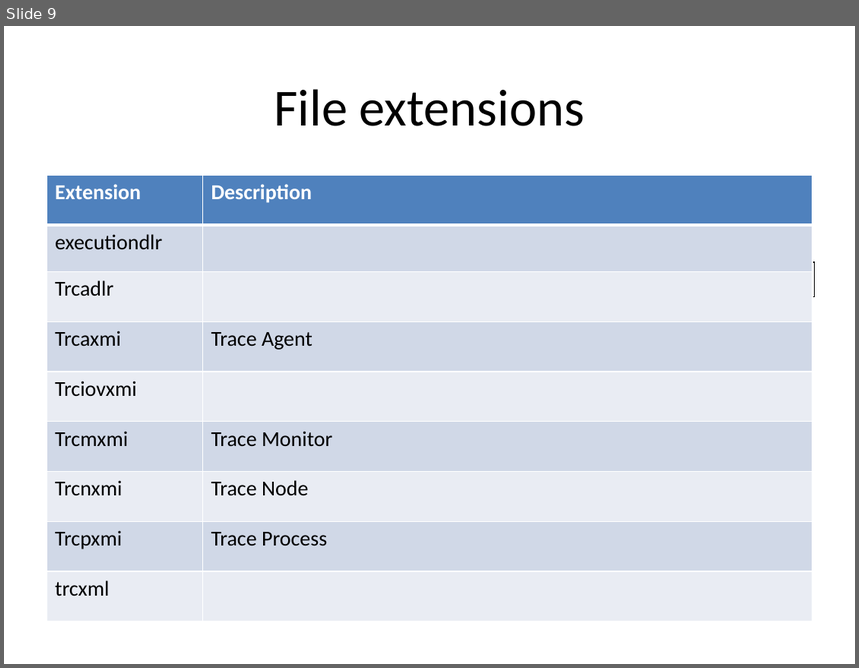
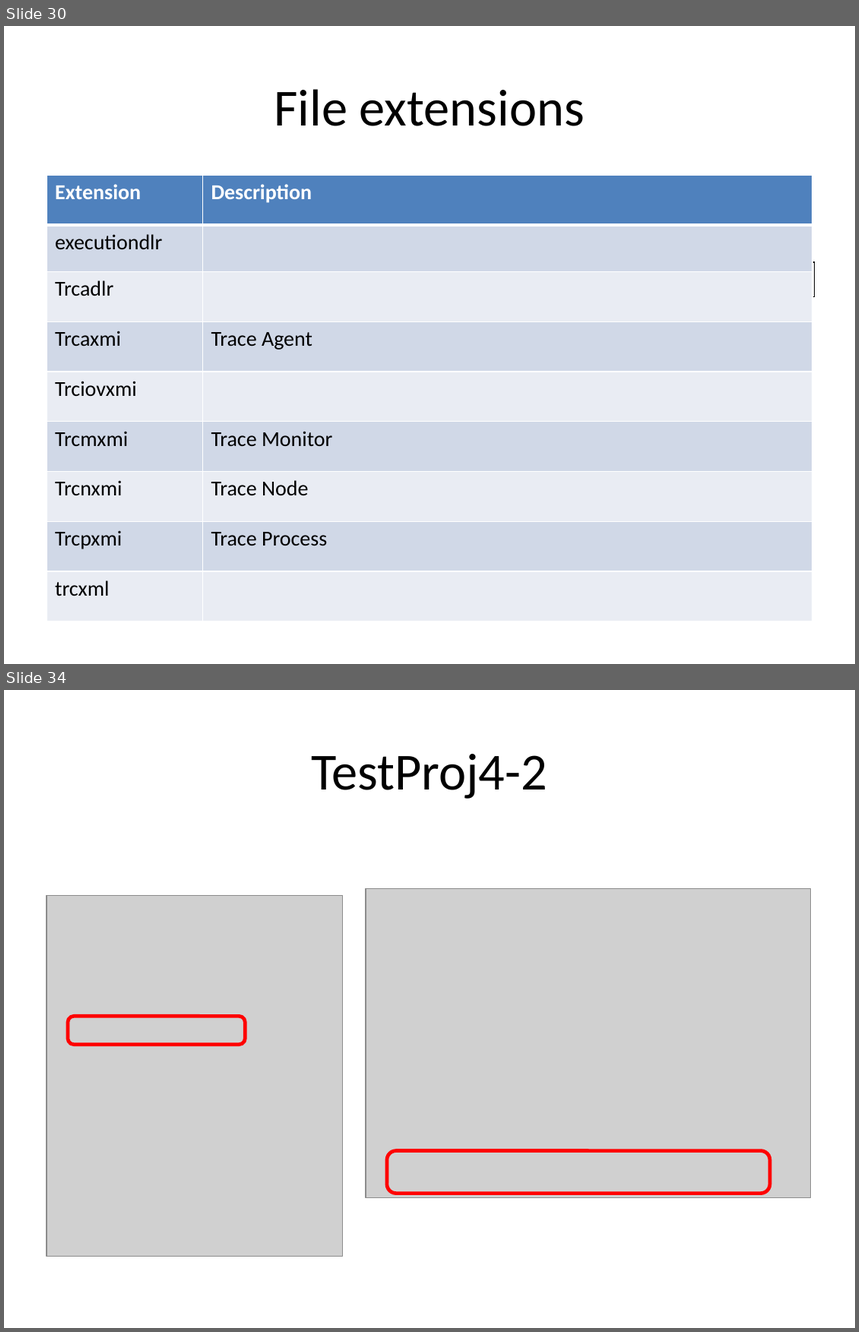
Before and after one commit to wsgan001/asegrp, a slide deck: papers/DRCPA/docs/PerfTest - Profiling via RPT.pptx. Shown one above the other, each under a label of ours: slide 9 before the commit, slides 30 and 34 after it; the slides between them are not shown. The pictures are 859x668 and 859x1332 pixels, drawn with LibreOffice and Linux fonts; fonts in the diff are those of the drawing; grey boxes stand for pictures. Boxes give left, top, right and bottom in pixels: in the first picture for what was removed or moved away, otherwise in the second. Text is boxed around its words. In the diff, an @@ line names an element or a change of style, - is before the commit and + after.

```diff
--- a/papers/DRCPA/docs/PerfTest - Profiling via RPT.pptx
+++ b/papers/DRCPA/docs/PerfTest - Profiling via RPT.pptx
@@ slide 34 added at (4,690,855,1328), background #FFFFFF @@
@@ title added at (311,754,547,799), 44 pt, text #000000 @@
+TestProj4-2
@@ picture added at (366,888,811,1198) @@
@@ picture added at (47,896,343,1257) @@
@@ rounded rectangle added at (68,1016,245,1044), outline #FF0000 3 pt @@
@@ rounded rectangle added at (387,1151,770,1194), outline #FF0000 3 pt @@
@@ what was slide 9 is now slide 30 @@
```
Also in this commit, not shown: 13 other slides added.
